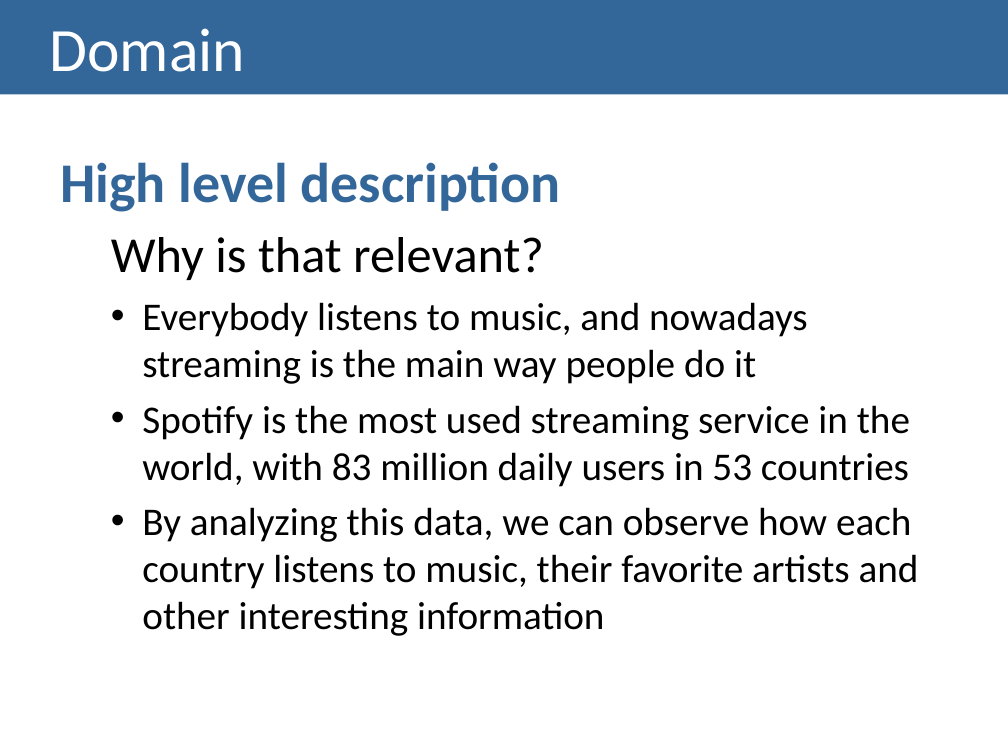
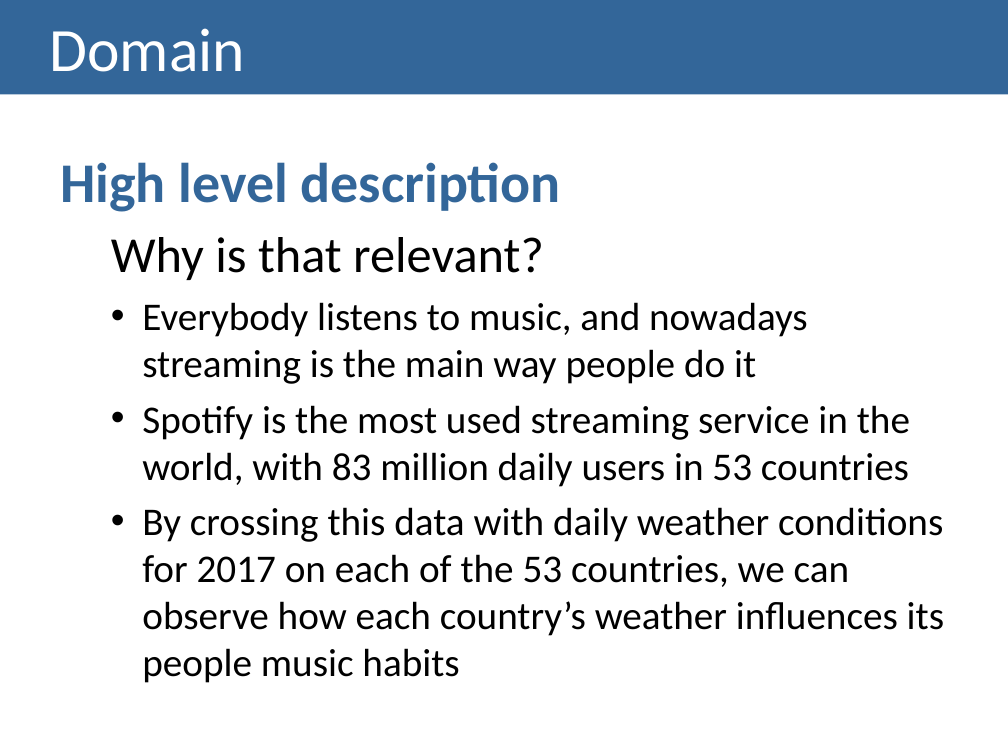
Before and after one commit to regouga/VI-MEIC-1819, a slide deck: slide 5 of Lab 02/Lab 02.pptx. Drawn at 1008x756 pixels with LibreOffice and Linux fonts; fonts in the diff are those of the drawing. Boxes give left, top, right and bottom in pixels: in the first picture for what was removed or moved away, otherwise in the second. Text is boxed around its words. In the diff, an @@ line names an element or a change of style, - is before the commit and + after.

```diff
--- a/Lab 02/Lab 02.pptx
+++ b/Lab 02/Lab 02.pptx
@@ text at (142, 507, 944, 683): text changed @@
-  • By analyzing this data, we can observe how each country listens to music, their favorite artists and other interesting information
+  • By crossing this data with daily weather conditions for 2017 on each of the 53 countries, we can observe how each country’s weather influences its people music habits
```
Also in this commit, not shown: 5 other slides changed, 3 slides added, 1 slide removed, 3 other files.
